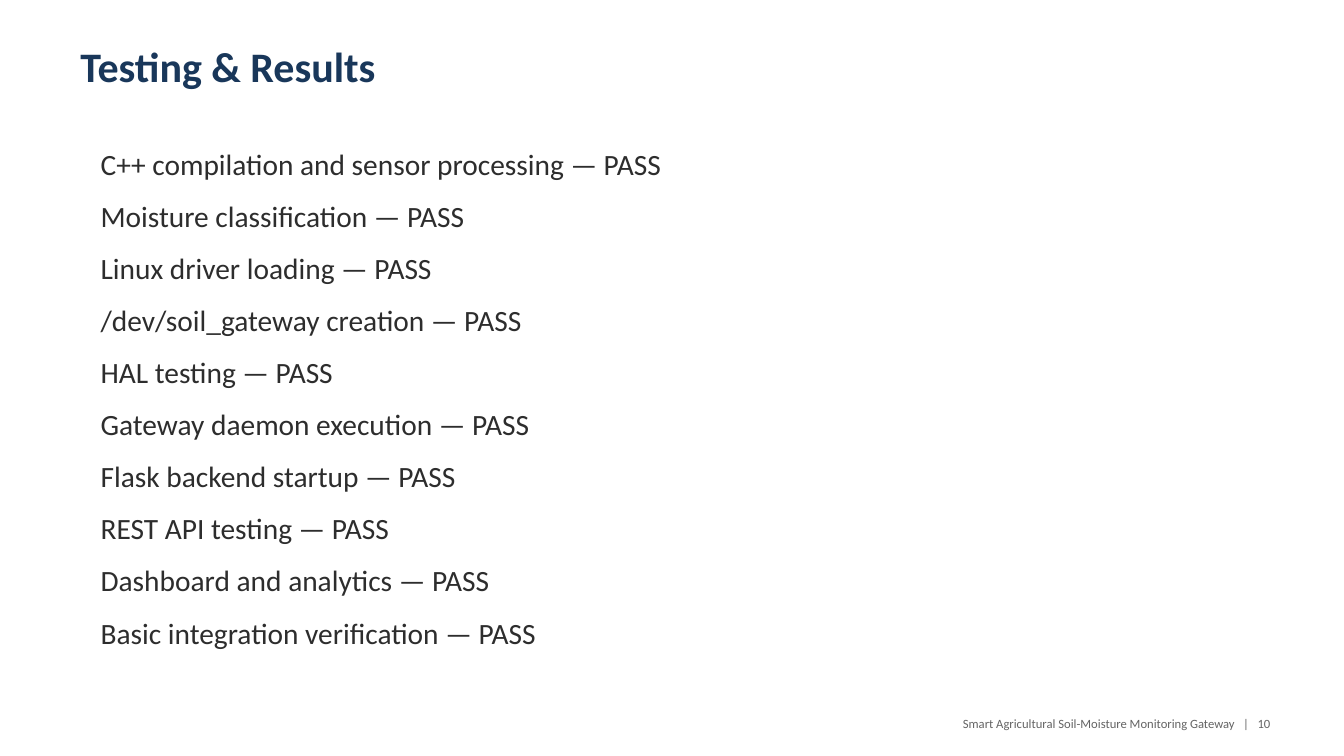
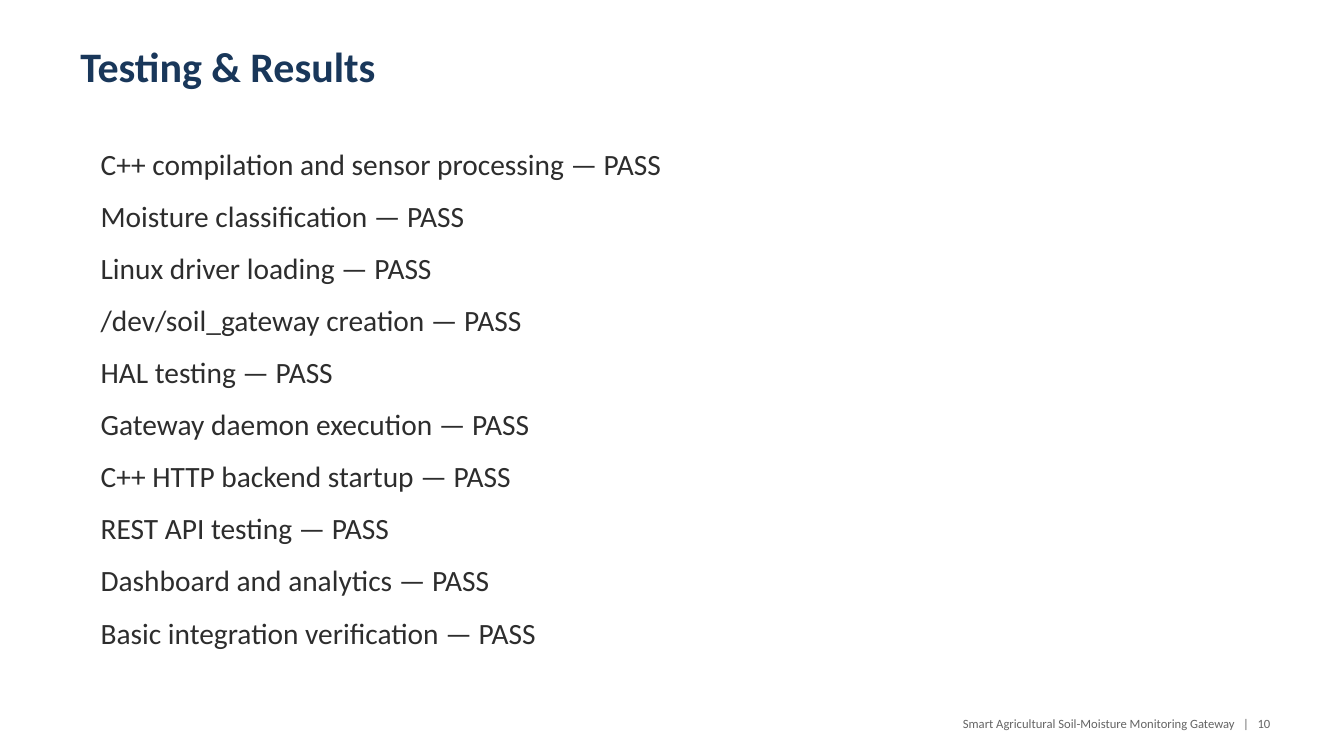
Before and after one commit to anshumanpattnaik153-ctrl/soil-moisture-gateway, a slide deck: slide 10 of docs/final/soil_moisture_gateway_presentation.pptx. Drawn at 1344x756 pixels with LibreOffice and Linux fonts; fonts in the diff are those of the drawing. Boxes give left, top, right and bottom in pixels: in the first picture for what was removed or moved away, otherwise in the second. Text is boxed around its words. In the diff, an @@ line names an element or a change of style, - is before the commit and + after.

```diff
--- a/docs/final/soil_moisture_gateway_presentation.pptx
+++ b/docs/final/soil_moisture_gateway_presentation.pptx
@@ text at [101,466,511,492]: text changed @@
-Flask backend startup — PASS
+C++ HTTP backend startup — PASS
```
Also in this commit, not shown: 4 other slides changed, 1 other file.
